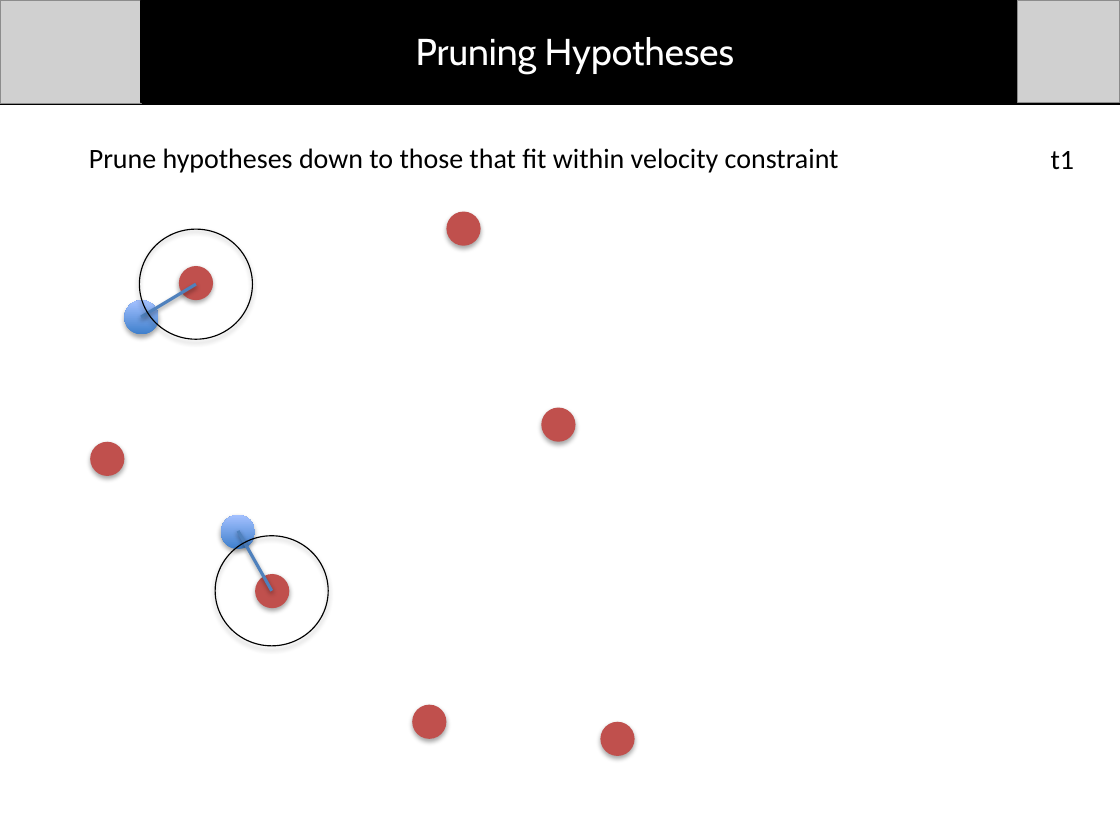
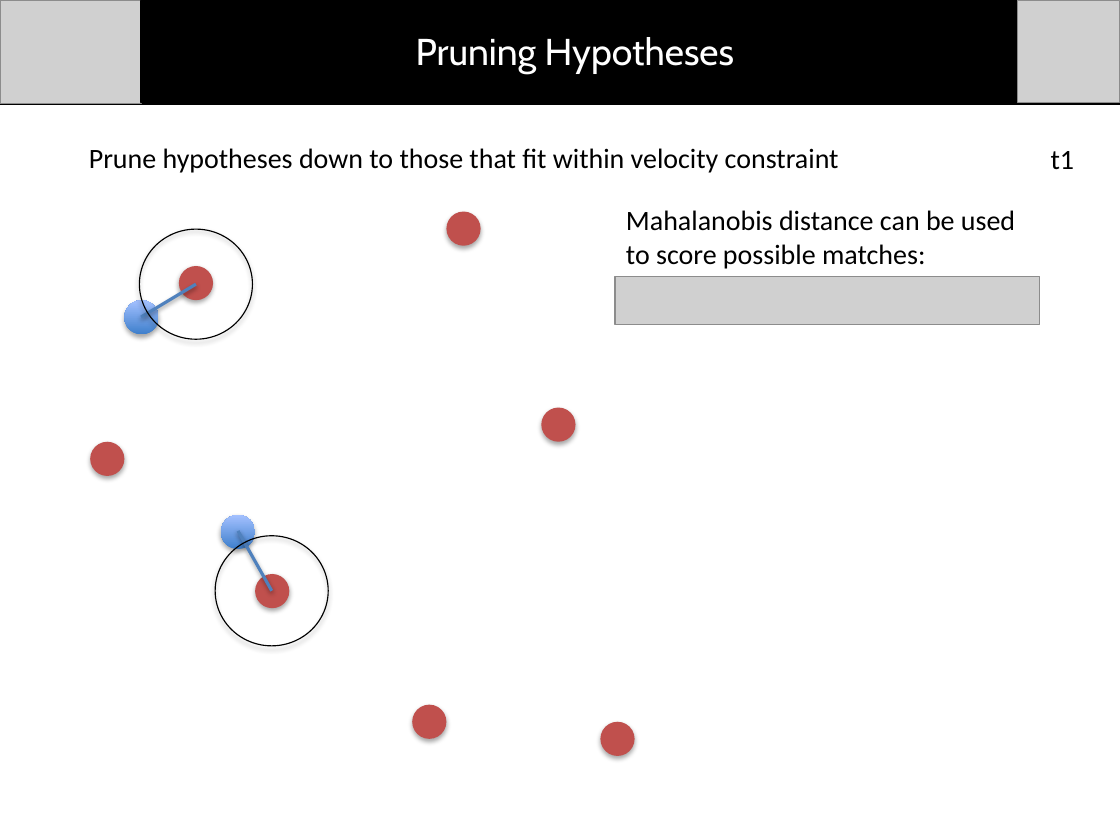
Before and after one commit to dtbinh/FlyNet, a slide deck: slide 14 of Presentations/Mid Semester Review/Individual_Slides/Taylor/Tracking_Subsection.pptx. Drawn at 1120x840 pixels with LibreOffice and Linux fonts; fonts in the diff are those of the drawing; grey boxes stand for pictures. Boxes give left, top, right and bottom in pixels: in the first picture for what was removed or moved away, otherwise in the second. Text is boxed around its words. In the diff, an @@ line names an element or a change of style, - is before the commit and + after.

```diff
--- a/Presentations/Mid Semester Review/Individual_Slides/Taylor/Tracking_Subsection.pptx
+++ b/Presentations/Mid Semester Review/Individual_Slides/Taylor/Tracking_Subsection.pptx
@@ text added at <box>626,210,1015,269</box>, 18 pt, text #000000 @@
+Mahalanobis distance can be used to score possible matches:
@@ picture added at <box>615,277,1039,325</box> @@
```
Also in this commit, not shown: 3 other slides changed.
